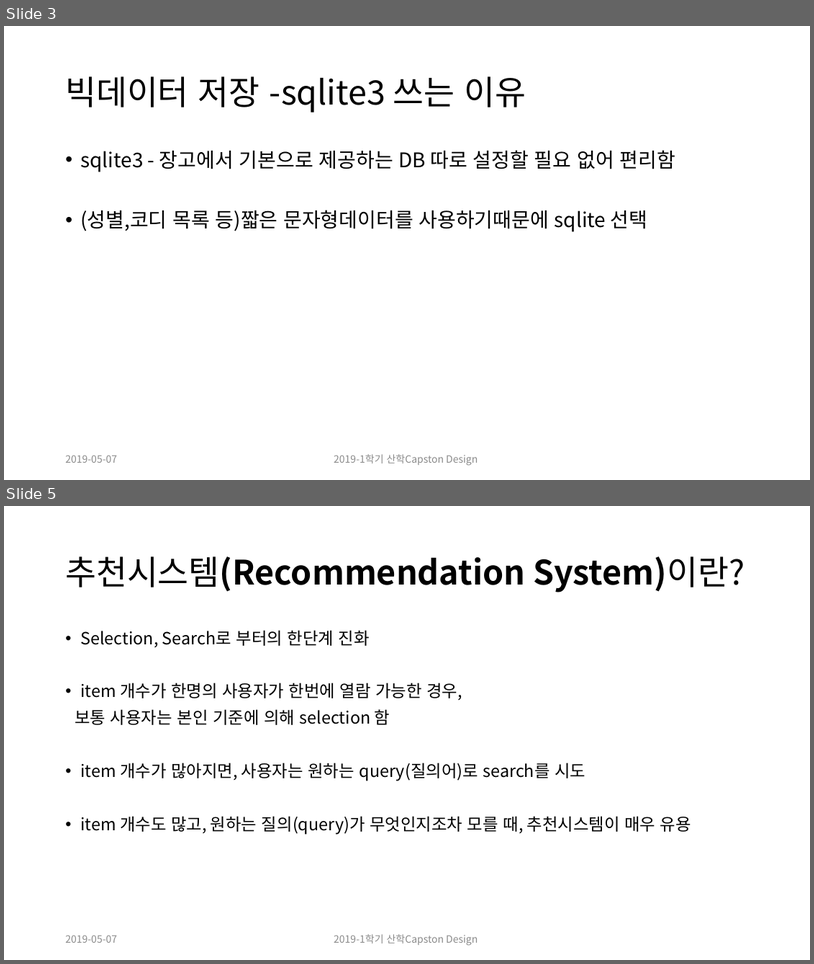
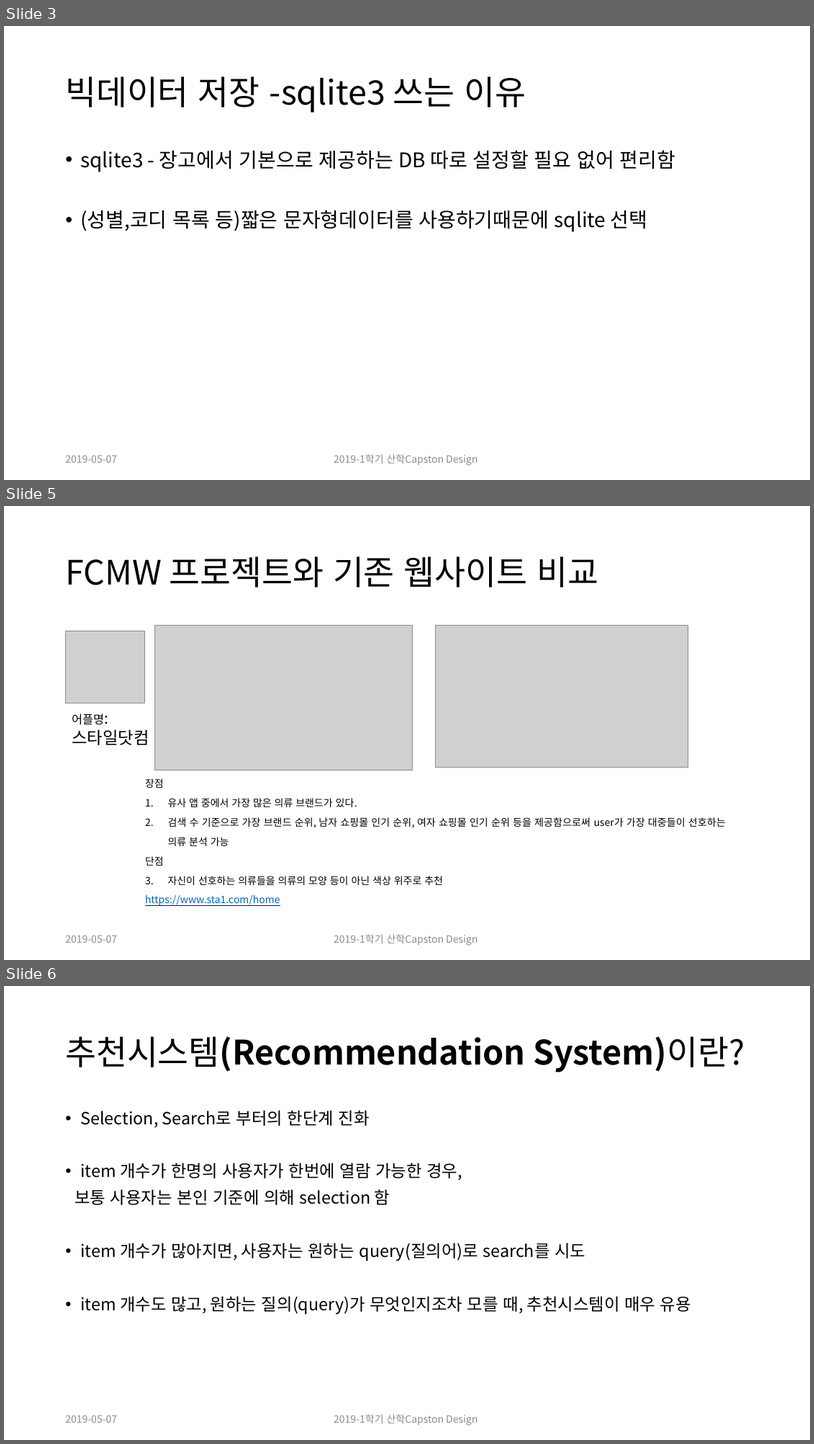
Before and after one commit to CheonSeounghyun/Coordination-Recommend, a slide deck: doc/9주차 ppt.pptx. Shown one above the other, each under a label of ours: slides 3 and 5 before the commit, slides 3, 5 and 6 after it; the slides between them are not shown. The pictures are 814x964 and 814x1444 pixels, drawn with LibreOffice and Linux fonts; fonts in the diff are those of the drawing; grey boxes stand for pictures. Boxes give left, top, right and bottom in pixels: in the first picture for what was removed or moved away, otherwise in the second. Text is boxed around its words. In the diff, an @@ line names an element or a change of style, - is before the commit and + after.

```diff
--- a/doc/9주차 ppt.pptx
+++ b/doc/9주차 ppt.pptx
@@ slide 5 added at bbox=[4, 506, 810, 960], background #FFFFFF @@
@@ title added at bbox=[65, 556, 599, 587], 40 pt, text #000000 @@
+FCMW 프로젝트와 기존 웹사이트 비교
@@ picture added at bbox=[66, 631, 144, 703] @@
@@ picture added at bbox=[155, 626, 412, 770] @@
@@ picture added at bbox=[436, 626, 689, 767] @@
@@ text added at bbox=[72, 713, 149, 745], 20 pt, text #000000 @@
+어플명:
+스타일닷컴
@@ text added at bbox=[145, 778, 726, 906], 12 pt, text #000000 @@
+장점
+1. 유사 앱 중에서 가장 많은 의류 브랜드가 있다.
+2. 검색 수 기준으로 가장 브랜드 순위, 남자 쇼핑몰 인기 순위, 여자 쇼핑몰 인기 순위 등을 제공함으로써 user가 가장 대중들이 선호하는 의류 분석 가능
+단점
+1. 자신이 선호하는 의류들을 의류의 모양 등이 아닌 색상 위주로 추천
+https://www.sta1.com/home
@@ text added at bbox=[65, 934, 117, 942], 12 pt, text #8C8C8C @@
+2019-05-07
@@ text added at bbox=[334, 934, 478, 945], 12 pt, text #8C8C8C @@
+2019-1학기 산학Capston Design
@@ what was slide 5 is now slide 6 @@
```
Also in this commit, not shown: 1 slide changed, 1 other slide added.
